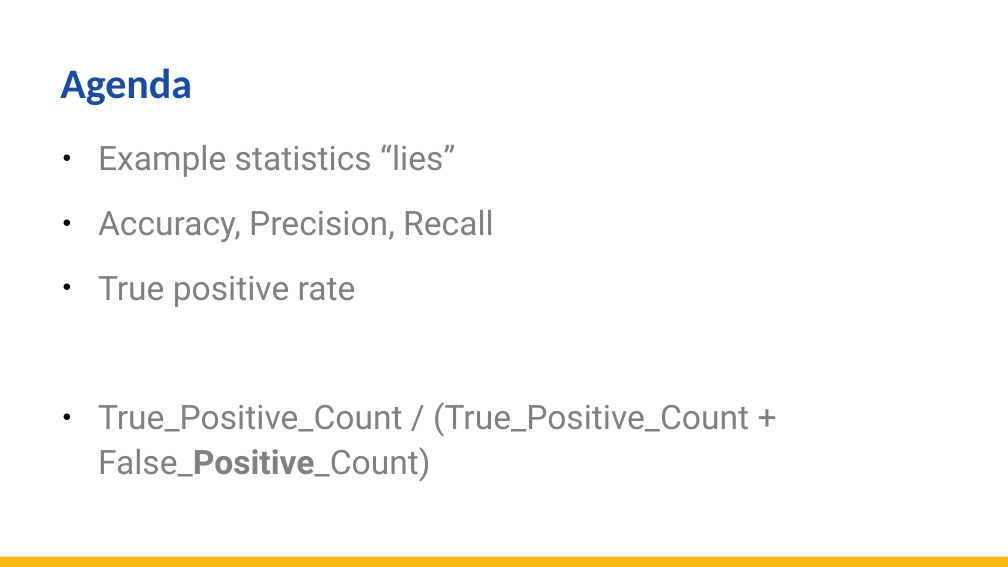
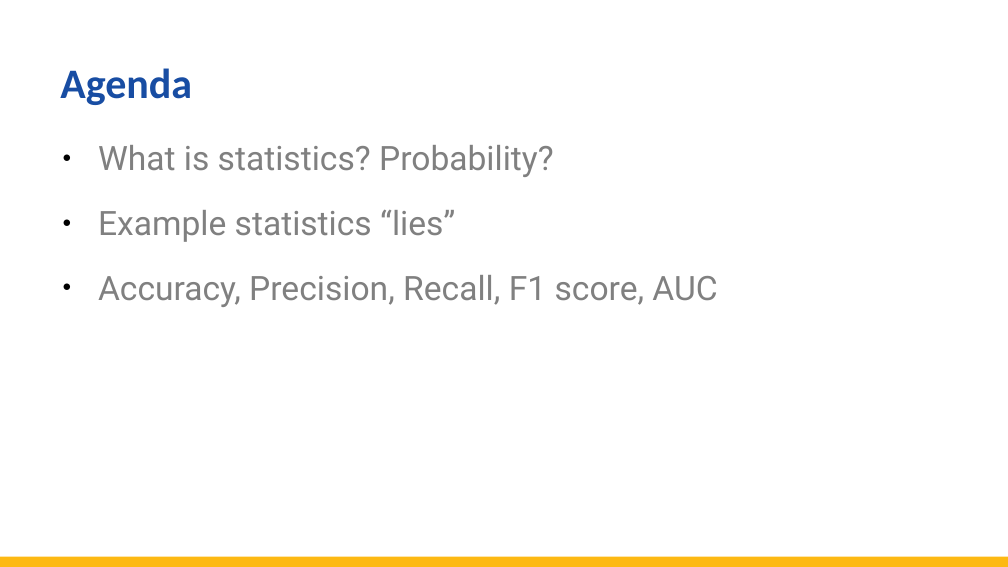
Before and after one commit to totalgood/dsdh, a slide deck: slide 2 of modules/L03/DHDS-L3-statistics.odp. Drawn at 1008x567 pixels with LibreOffice and Linux fonts; fonts in the diff are those of the drawing. Boxes give left, top, right and bottom in pixels: in the first picture for what was removed or moved away, otherwise in the second. Text is boxed around its words. In the diff, an @@ line names an element or a change of style, - is before the commit and + after.

```diff
--- a/modules/L03/DHDS-L3-statistics.odp
+++ b/modules/L03/DHDS-L3-statistics.odp
@@ text at [98, 145, 554, 177]: paragraph added @@
+● What is statistics? Probability?
@@ text at [98, 275, 717, 307]: text changed @@
-● Accuracy, Precision, Recall
-● True positive rate
-● True_Positive_Count / (True_Positive_Count + False_Positive_Count)
+● Accuracy, Precision, Recall, F1 score, AUC
```
Also in this commit, not shown: 4 slides added, 40 other files.
